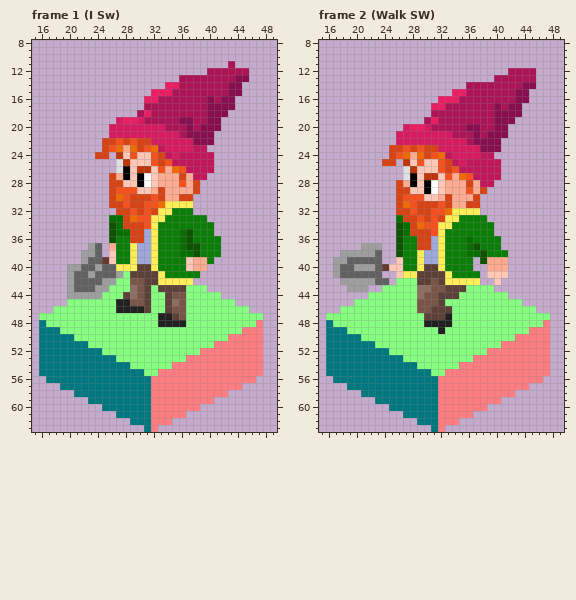
Two states of a pixel-art file, Assets/Sprite/Sprite-Gnome.aseprite. Above is the file before it was changed.
64x64 pixels, 36 frames. Shown: frame 1 (I Sw): x 15..49, y 8..63; frame 2 (Walk SW): x 15..49, y 8..63. The commit also changed other frames, which this record leaves out.
After:
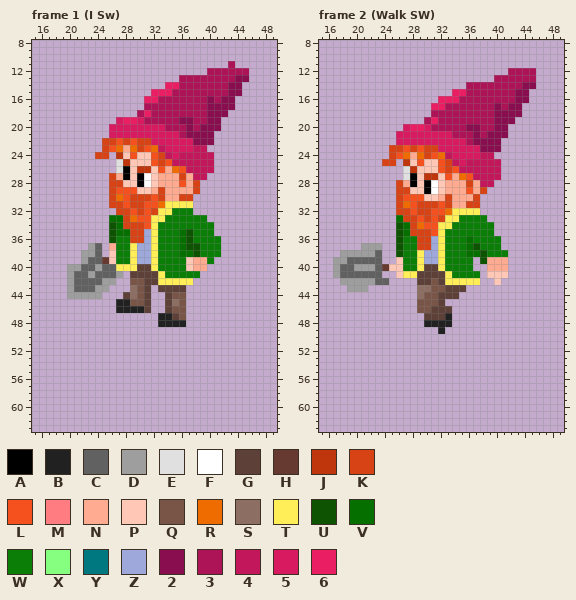
Palette (. is transparent): A #000000  B #212121  C #616161  D #9e9e9e  E #e0e0e0  F #ffffff  G #5d4037  H #663931  J #bf360c  K #d84315  L #f4511e  M #ff7d80  N #ffab91  P #ffc7b6  Q #795548  R #ef6c00  S #8d6e63  T #ffee58  U #0d5302  V #056f00  W #0a7e07  X #86ff80  Y #007880  Z #9fa8da  2 #880e4f  3 #ad1457  4 #c2185b  5 #d81b60  6 #e91e63
The exact change:
layer "Normal" now hidden
Changed rows in their new state; - is an unchanged pixel.
Frame 1 (I Sw):
first column x 16:
41 ------------.-------------------
42 -----------..-------------------
43 ----------...---.----...--------
44 ---------...----..---.....------
45 ----.......-----..---.......----
46 --.........-----..---.........--
47 .................----...........
48 .................----...........
49 ................................
50 ................................
51 ................................
52 ................................
53 ................................
54 ................................
55 ................................
56 -..............................-
57 ---..........................---
58 -----......................-----
59 -------..................-------
60 ---------..............---------
61 -----------..........-----------
62 -------------......-------------
63 ---------------..---------------
Frame 2 (Walk SW):
first column x 16:
42 ----------...-------------------
43 --------.....-------....--------
44 ------.......------.......------
45 ----.........----...........----
46 --...........-----............--
47 ..............----..............
48 ..............----..............
49 ................-...............
50 ................................
51 ................................
52 ................................
53 ................................
54 ................................
55 ................................
56 -..............................-
57 ---..........................---
58 -----......................-----
59 -------..................-------
60 ---------..............---------
61 -----------..........-----------
62 -------------......-------------
63 ---------------..---------------
Pixel boxes of the changes (left, top, right, bottom) in both pictures:
erased: (39, 271, 263, 432)
erased: (326, 278, 550, 432)
